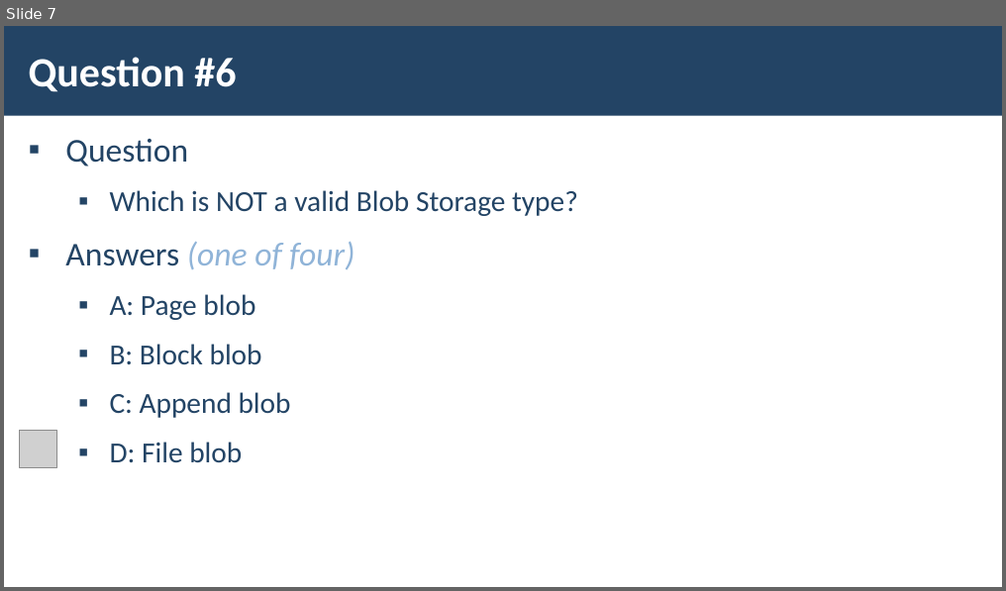
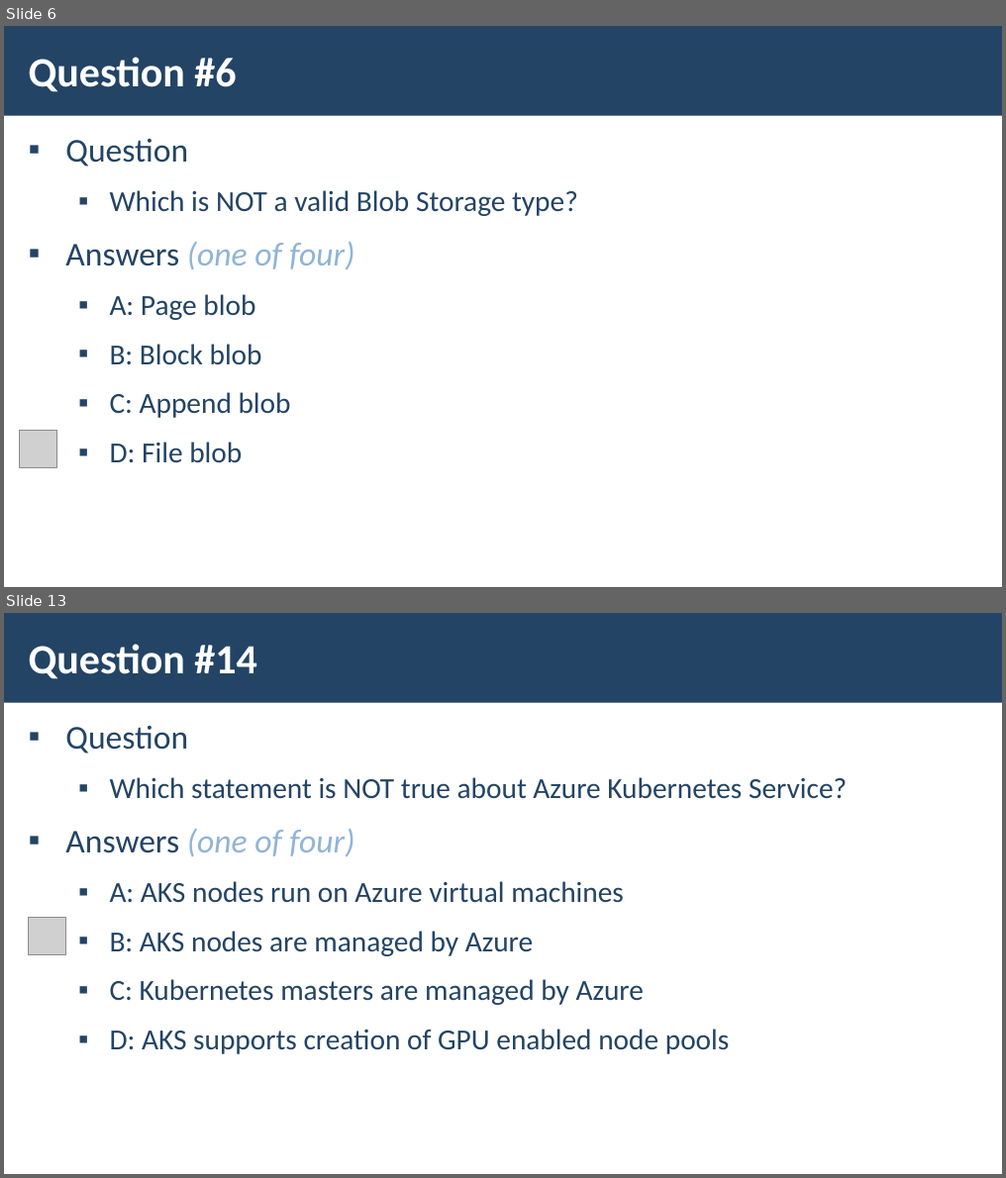
Before and after one commit to pirocorp/Azure, a slide deck: 06. ALL TOGETHER/M6-Slides-Test-Simulation.pptx. Shown one above the other, each under a label of ours: slide 7 before the commit, slides 6 and 13 after it; the slides between them are not shown. The pictures are 1006x591 and 1006x1178 pixels, drawn with LibreOffice and Linux fonts; fonts in the diff are those of the drawing; grey boxes stand for pictures; background and template pictures are left out. Boxes give left, top, right and bottom in pixels: in the first picture for what was removed or moved away, otherwise in the second. Text is boxed around its words. In the diff, an @@ line names an element or a change of style, - is before the commit and + after.

```diff
--- a/06. ALL TOGETHER/M6-Slides-Test-Simulation.pptx
+++ b/06. ALL TOGETHER/M6-Slides-Test-Simulation.pptx
@@ slide 13 added at [4, 613, 1002, 1174], background picture (left out); not listed: 1 template element that a slide beside it also shows @@
@@ title added at [29, 644, 256, 679], 40 pt, text #FFFFFF, bold @@
+Question #14
@@ text added at [65, 726, 846, 1055], 28 pt, text #234465 @@
+▪ Question
+  ▪ Which statement is NOT true about Azure Kubernetes Service?
+▪ Answers (one of four)
+  ▪ A: AKS nodes run on Azure virtual machines
+  ▪ B: AKS nodes are managed by Azure
+  ▪ C: Kubernetes masters are managed by Azure
+  ▪ D: AKS supports creation of GPU enabled node pools
@@ picture added at [28, 918, 65, 956] @@
@@ what was slide 7 is now slide 6 @@
```
Also in this commit, not shown: 14 slides changed, 12 other slides added.
